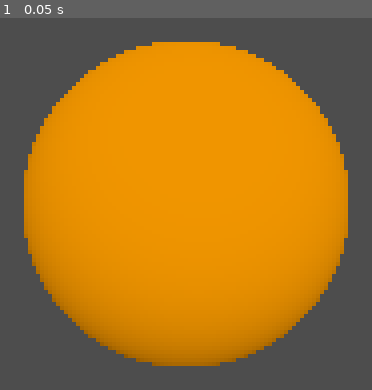
Above: before the commit, frame 1.
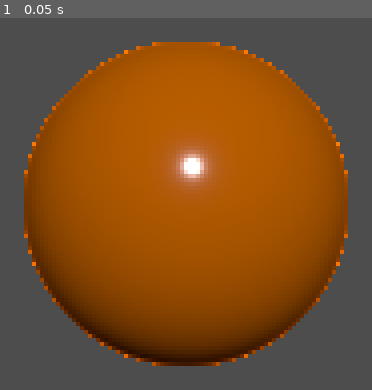
Above: after the commit, the same moment.

Repository: PaulMFleming/classic_games
Game: Godot game, scene res://Balloon Popper/main.tscn
Two runs of this game, one before a commit and one after it. Both use one fixed random seed, a clock stepped at 60 frames per second and the inputs below. The project has no main scene, so this scene is started directly.
Inputs:
- Up to frame 1 (0.05 s): no input

The runs differ from the first frame. In frame 1, 61% of the frame differs, in the area x 6-94%, y 6-94%.

Commit message:
add event listener to Balloon Node for basic on click functionality

Diff:
--- a/godot/four_mini_projects/Balloon Popper/Balloon.tres
+++ b/godot/four_mini_projects/Balloon Popper/Balloon.tres
@@ -1,3 +1,6 @@
 [gd_resource type="StandardMaterial3D" format=3 uid="uid://dysslwsh4f18j"]
 
 [resource]
+albedo_color = Color(0.718838, 0.364053, 0.0162685, 1)
+roughness = 0.15
+rim_enabled = true
--- /dev/null
+++ b/godot/four_mini_projects/Balloon Popper/balloon.gd
@@ -0,0 +1,10 @@
+extends Area3D
+
+var clicks_to_pop : int = 3
+var size_increase : float = 0.2
+var score_to_give : int = 1
+
+
+func _on_input_event(camera, event, position, normal, shape_idx):
+	if event is InputEventMouseButton and event.button_index == MOUSE_BUTTON_LEFT and event.pressed:
+		print("Increase size")
--- a/godot/four_mini_projects/Balloon Popper/main.tscn
+++ b/godot/four_mini_projects/Balloon Popper/main.tscn
@@ -1,4 +1,7 @@
-[gd_scene load_steps=6 format=3 uid="uid://r5rnksh65tue"]
+[gd_scene load_steps=8 format=3 uid="uid://r5rnksh65tue"]
+
+[ext_resource type="Script" path="res://Balloon Popper/balloon.gd" id="1_furbe"]
+[ext_resource type="Material" uid="uid://dysslwsh4f18j" path="res://Balloon Popper/Balloon.tres" id="2_4ym85"]
 
 [sub_resource type="SphereMesh" id="SphereMesh_uxwoa"]
 
@@ -22,8 +25,10 @@
 [node name="Main" type="Node3D"]
 
 [node name="Balloon" type="Area3D" parent="."]
+script = ExtResource("1_furbe")
 
 [node name="Model" type="MeshInstance3D" parent="Balloon"]
+material_override = ExtResource("2_4ym85")
 mesh = SubResource("SphereMesh_uxwoa")
 surface_material_override/0 = SubResource("StandardMaterial3D_5hexk")
 
@@ -37,3 +42,5 @@
 
 [node name="DirectionalLight3D" type="DirectionalLight3D" parent="."]
 transform = Transform3D(0.994571, -0.0757277, 0.0713778, 0.0394207, 0.908943, 0.415052, -0.0963093, -0.409985, 0.906993, 0.316359, 2.01103, 2.59208)
+
+[connection signal="input_event" from="Balloon" to="Balloon" method="_on_input_event"]
Not shown, changed: godot/four_mini_projects/README.md
